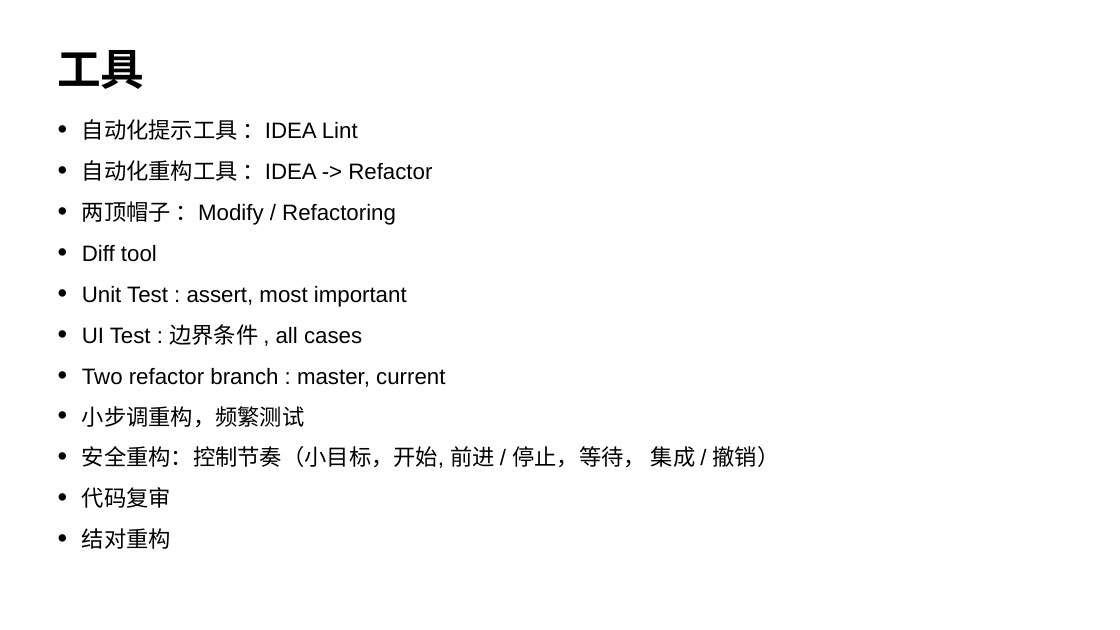
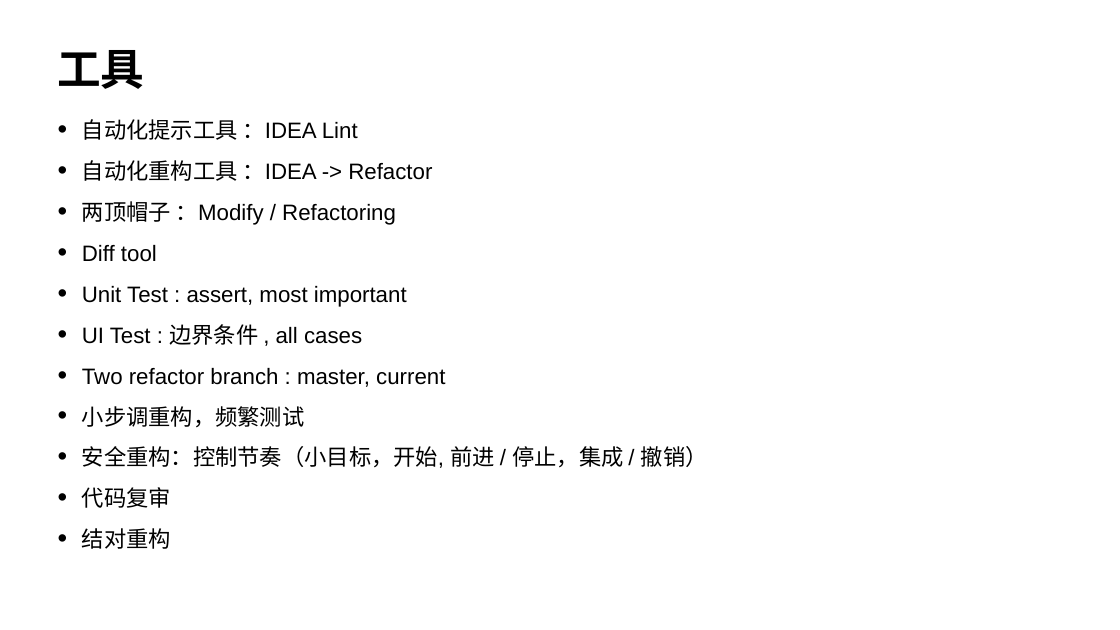
Before and after one commit to YingVickyCao/YingVickyCao.github.io, a slide deck: slide 5 of books/Refactoring/session/Refactoring_2.pptx. Drawn at 1120x630 pixels with LibreOffice and Linux fonts; fonts in the diff are those of the drawing. Boxes give left, top, right and bottom in pixels: in the first picture for what was removed or moved away, otherwise in the second. Text is boxed around its words. In the diff, an @@ line names an element or a change of style, - is before the commit and + after.

```diff
--- a/books/Refactoring/session/Refactoring_2.pptx
+++ b/books/Refactoring/session/Refactoring_2.pptx
@@ text at [82, 446, 708, 468]: text changed @@
-• 安全重构：控制节奏（小目标，开始, 前进 / 停止，等待， 集成 / 撤销）
+• 安全重构：控制节奏（小目标，开始, 前进 / 停止，集成 / 撤销）
```
Also in this commit, not shown: 3 other slides changed, 1 other file.
